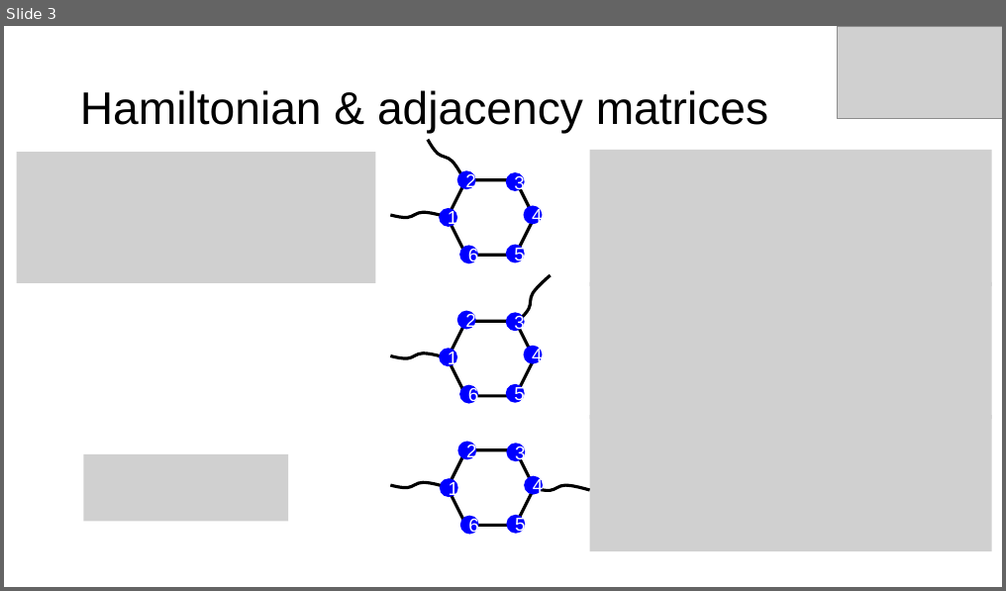
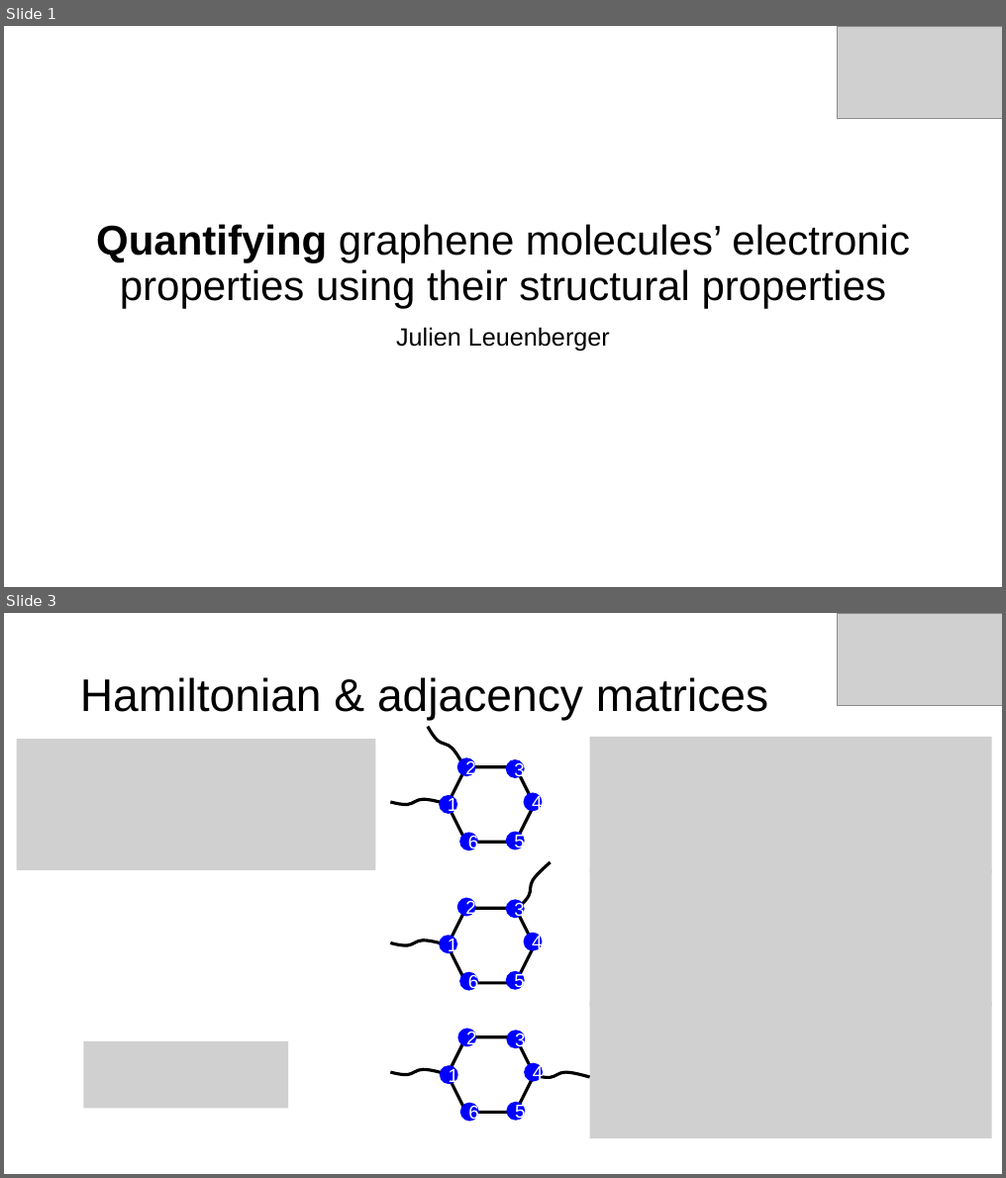
Before and after one commit to SoleilVermeil/grawiti, a slide deck: Presentation1.pptx. Shown one above the other, each under a label of ours: slide 3 before the commit, slides 1 and 3 after it; the slides between them are not shown. The pictures are 1006x591 and 1006x1178 pixels, drawn with LibreOffice and Linux fonts; fonts in the diff are those of the drawing; grey boxes stand for pictures. Boxes give left, top, right and bottom in pixels: in the first picture for what was removed or moved away, otherwise in the second. Text is boxed around its words. In the diff, an @@ line names an element or a change of style, - is before the commit and + after.

```diff
--- a/Presentation1.pptx
+++ b/Presentation1.pptx
@@ slide 1 added at [4, 26, 1002, 587], background #FFFFFF @@
@@ picture added at [837, 26, 1002, 119] @@
@@ title added at [96, 224, 910, 308], 40 pt, text #000000 @@
+Quantifying graphene molecules’ electronic properties using their structural properties
@@ subtitle added at [396, 327, 610, 352], 24 pt, text #000000 @@
+Julien Leuenberger
```
Also in this commit, not shown: 2 slides changed, 2 other slides added, 2 slides removed, 2 other files.
